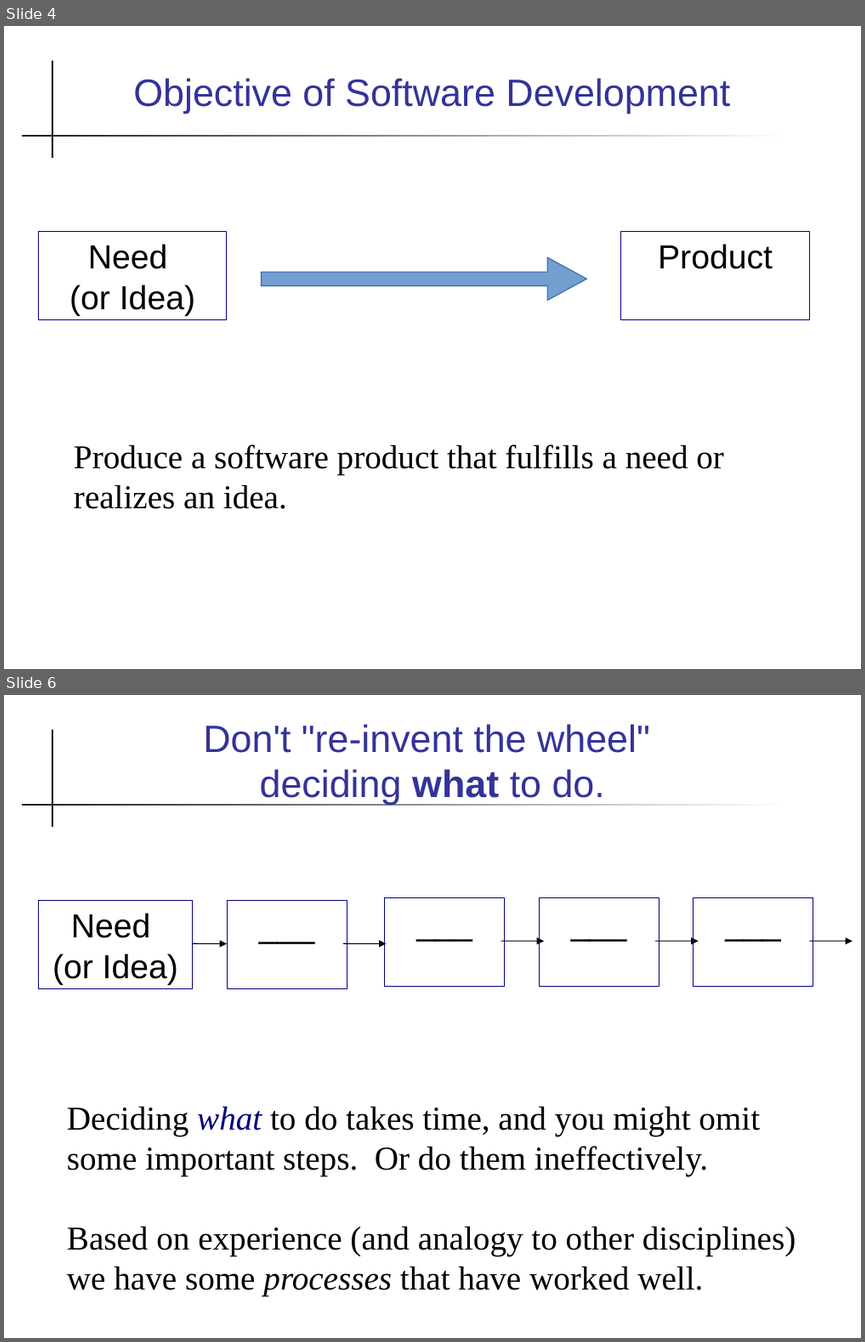
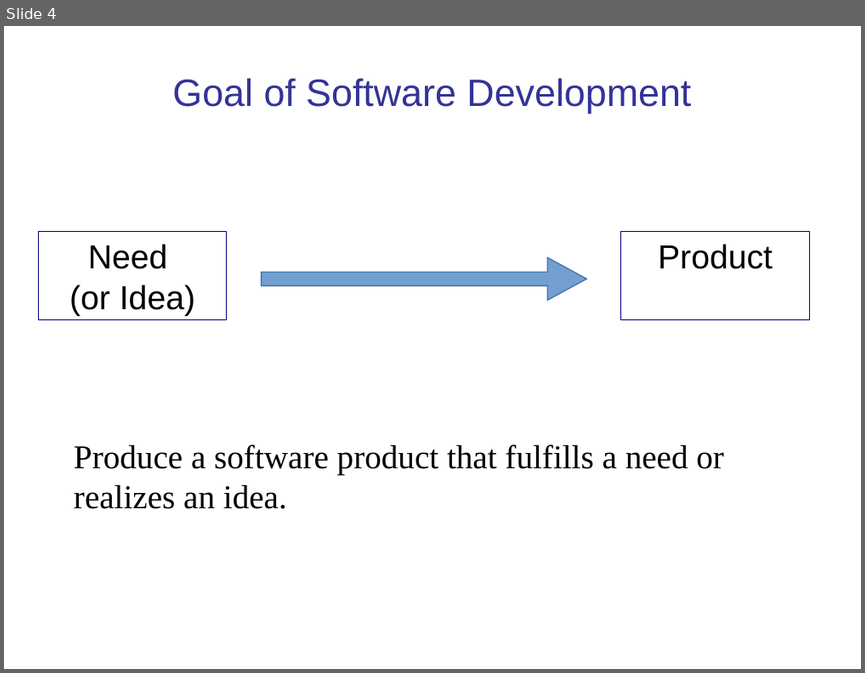
Before and after one commit to cpske/ISP, a slide deck: intro/Introduction-software-process.ppt. Shown one above the other, each under a label of ours: slides 4 and 6 before the commit, slide 4 after it; the slides between them are not shown. The pictures are 865x1342 and 865x673 pixels, drawn with LibreOffice and Linux fonts; fonts in the diff are those of the drawing. Boxes give left, top, right and bottom in pixels: in the first picture for what was removed or moved away, otherwise in the second. Text is boxed around its words. In the diff, an @@ line names an element or a change of style, - is before the commit and + after.

```diff
--- a/intro/Introduction-software-process.ppt
+++ b/intro/Introduction-software-process.ppt
@@ slide 6 removed at (4,695,861,1338), background #FFFFFF; not listed: 2 template elements that a slide beside it also shows @@
@@ title removed at (203,724,650,805) @@
-Don't "re-invent the wheel"
-deciding what to do.
@@ rectangle removed at (385,898,505,987) @@
-___
@@ rectangle removed at (539,898,658,987) @@
-___
@@ rectangle removed at (692,898,813,987) @@
-___
@@ rectangle removed at (38,901,193,989) @@
-Need
-(or Idea)
@@ rectangle removed at (227,901,347,989) @@
-___
@@ arrow removed from (193, 943) to (227, 943) @@
@@ arrow removed from (343, 943) to (386, 943) @@
@@ arrow removed from (501, 941) to (544, 941) @@
@@ arrow removed from (655, 941) to (698, 941) @@
@@ arrow removed from (810, 941) to (852, 941) @@
@@ text removed at (67,1106,795,1295) @@
-Deciding what to do takes time, and you might omit some important steps. Or do them ineffectively.
-Based on experience (and analogy to other disciplines) we have some processes that have worked well.
@@ slide 4 changed as well @@
@@ rectangle removed at (52,60,53,158) @@
@@ title at (172,78,691,114): text changed @@
-Objective of Software Development
+Goal of Software Development
@@ rectangle removed at (22,135,791,136) @@
```
Also in this commit, not shown: 32 other slides changed, 6 slides added, 3 other slides removed, 3 other files.
